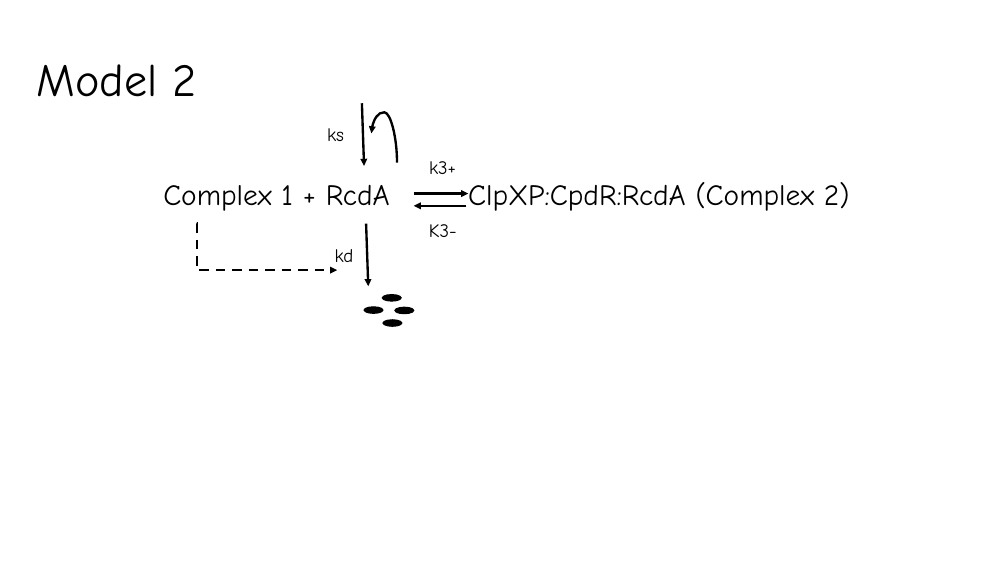
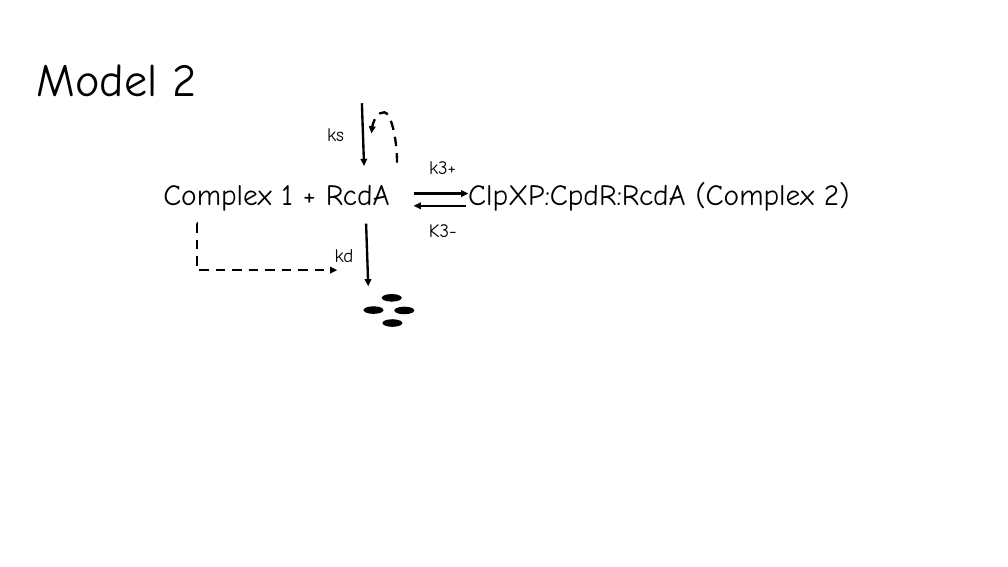
Before and after one commit to fly2Universe/CS6824, a slide deck: slide 3 of CS6824FinalPresentation.pptx. Drawn at 1008x567 pixels with LibreOffice and Linux fonts; fonts in the diff are those of the drawing. Boxes give left, top, right and bottom in pixels: in the first picture for what was removed or moved away, otherwise in the second. Text is boxed around its words. In the diff, an @@ line names an element or a change of style, - is before the commit and + after.

```diff
--- a/CS6824FinalPresentation.pptx
+++ b/CS6824FinalPresentation.pptx
@@ curved arrow (397, 163) - (371, 133): stroke #000000 2.25 pt to #000000 2.25 pt dashed @@
```
Also in this commit, not shown: 1 other slide changed.
